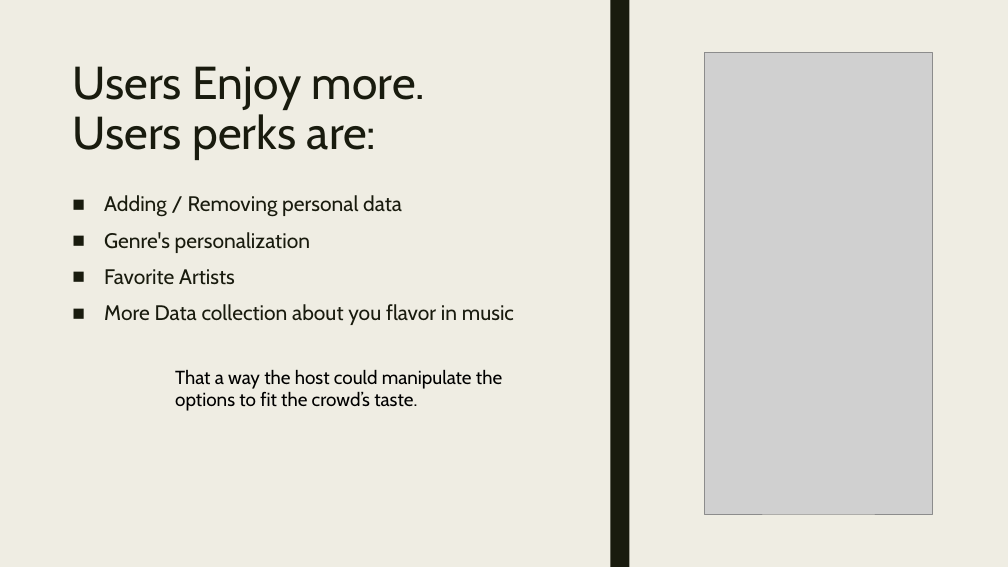
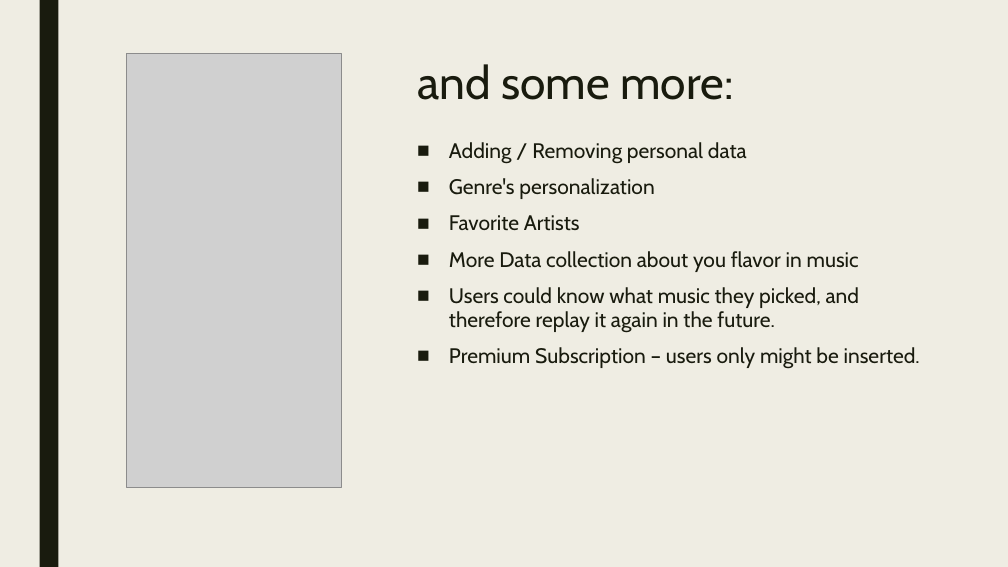
Before and after one commit to itamar659/Final-Project, a slide deck: slide 9 of App - Sadna.pptx. Drawn at 1008x567 pixels with LibreOffice and Linux fonts; fonts in the diff are those of the drawing; grey boxes stand for pictures. Boxes give left, top, right and bottom in pixels: in the first picture for what was removed or moved away, otherwise in the second. Text is boxed around its words. In the diff, an @@ line names an element or a change of style, - is before the commit and + after.

```diff
--- a/App - Sadna.pptx
+++ b/App - Sadna.pptx
@@ rectangle removed at [0,0,1008,567] @@
@@ rectangle: place and size @@
-rectangle at [610,0,629,567]
+rectangle at [39,0,58,567]
@@ rectangle removed at [39,0,58,567] @@
@@ picture: place and size @@
-picture at [705,53,933,514]
+picture at [127,54,342,488]
@@ title at [417,64,734,100]: text changed @@
-Users Enjoy more.
-Users perks are:
+and some more:
@@ text "Adding / Removing personal data": place and size @@
-text "Adding / Removing personal data" at [104,195,514,325]
+text "Adding / Removing personal data" at [449,142,920,369]
@@ text at [449,287,920,369]: paragraphs added @@
+■ Users could know what music they picked, and therefore replay it again in the future.
+■ Premium Subscription – users only might be inserted.
@@ text removed at [175,369,502,411] @@
-That a way the host could manipulate the options to fit the crowd’s taste.
```
Also in this commit, not shown: 11 other slides changed, 5 slides added, 1 slide removed, 1 other file.
